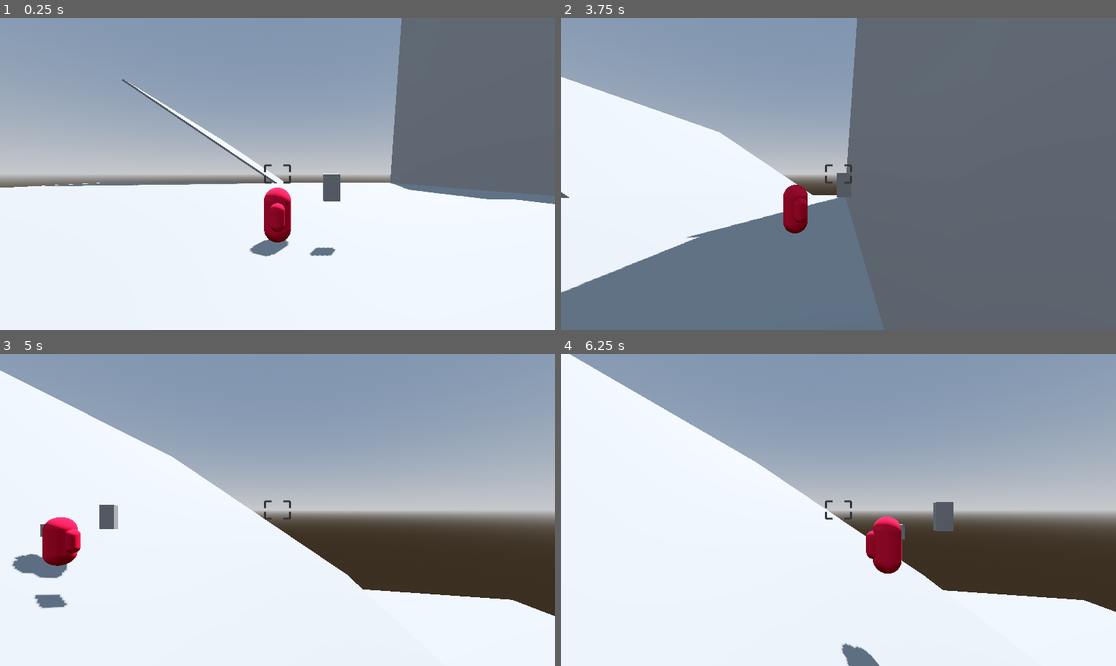
Above: before the commit, frames 1-4 (two rows, left to right).
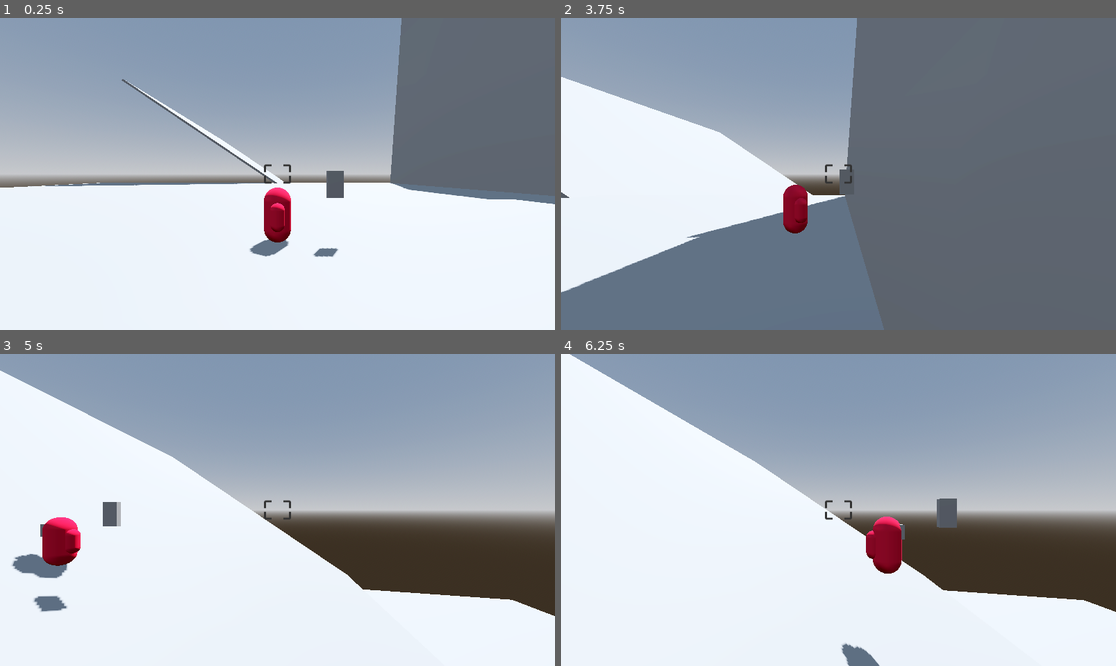
Above: after the commit, the same moments.

Repository: lead0lead/godot-3d-bullet-hell
Game: Godot game, scene res://scenes/main.tscn
Two runs of this game, one before a commit and one after it. Both use one fixed random seed, a clock stepped at 60 frames per second and the inputs below.
Inputs (mouse positions are in pixels of both pictures, inside the frame that each line leads up to):
- Up to frame 1 (0.25 s): no input
- Up to frame 2 (3.75 s): tap Enter at 0.5 s; move the mouse to (960, 158) at 0.52 s; hold D (right) 0.53-1.28 s; hold Shift (boost) 0.53-1.28 s; tap Space (jump) at 0.77, 1.52, 3.02 s; move the mouse to (727, 189) at 1.27 s; hold S (back) 1.28-2.03 s; tap X (dash) at 1.35 s; move the mouse to (894, 105) at 2.02 s; hold D (right) 2.03-2.78 s; click (894, 105) at 2.1 s; move the mouse to (810, 236) at 2.77 s; hold W (forward) 2.78-3.53 s; tap F (toggle-flight) at 2.85 s; move the mouse to (1005, 220) at 3.52 s; hold A (left) from 3.53 s (still down); hold Shift (boost) from 3.53 s (still down)
- Up to frame 3 (5 s): keep holding A (left); tap Space (jump) at 3.77, 4.52 s; move the mouse to (111, 463) at 4.27 s; release Shift (boost) at 4.28 s; tap X (dash) at 4.35 s
- Up to frame 4 (6.25 s): move the mouse to (866, 510) at 5.02 s; release A (left) at 5.03 s; hold S (back) 5.03-5.78 s; click (866, 510) at 5.1 s; move the mouse to (755, 432) at 5.77 s; hold D (right) from 5.78 s (still down); tap F (toggle-flight) at 5.85 s; tap Space (jump) at 6.02 s

The runs differ from the first frame. In frame 1, 0.2% of the frame differs, in the area x 55-62%, y 48-77%; in frame 2, less than 0.1%; in frame 3, 0.3%, in the area x 6-22%, y 47-83%; in frame 4, 0.2%.

Commit message:
Improve ranged weapon position

Diff:
--- a/scenes/bullet.tscn
+++ b/scenes/bullet.tscn
@@ -3,20 +3,20 @@
 [ext_resource type="Script" path="res://scripts/bullet.gd" id="1_qbsy1"]
 
 [sub_resource type="CapsuleShape3D" id="CapsuleShape3D_4gr7c"]
-radius = 0.05
-height = 0.1
+radius = 0.1
+height = 0.3
 
 [sub_resource type="StandardMaterial3D" id="StandardMaterial3D_4d53n"]
 albedo_color = Color(0.708991, 0, 0.123143, 1)
 
 [sub_resource type="CapsuleMesh" id="CapsuleMesh_jbbmy"]
 material = SubResource("StandardMaterial3D_4d53n")
-radius = 0.05
-height = 0.1
+radius = 0.1
+height = 0.3
 
 [sub_resource type="CapsuleShape3D" id="CapsuleShape3D_pugde"]
-radius = 0.08
-height = 0.16
+radius = 0.2
+height = 0.6
 
 [node name="Bullet" type="RigidBody3D"]
 collision_layer = 0
@@ -24,14 +24,17 @@
 script = ExtResource("1_qbsy1")
 
 [node name="CollisionShape3D" type="CollisionShape3D" parent="."]
+transform = Transform3D(-4.37114e-08, 1, 0, -1, -4.37114e-08, 0, 0, 0, 1, 0, 0, 0)
 shape = SubResource("CapsuleShape3D_4gr7c")
 
 [node name="MeshInstance3D" type="MeshInstance3D" parent="."]
+transform = Transform3D(-4.37114e-08, 1, 0, -1, -4.37114e-08, 0, 0, 0, 1, 0, 0, 0)
 mesh = SubResource("CapsuleMesh_jbbmy")
 
 [node name="Area3D" type="Area3D" parent="."]
 
 [node name="CollisionShape3D" type="CollisionShape3D" parent="Area3D"]
+transform = Transform3D(-4.37114e-08, 1, 0, -1, -4.37114e-08, 0, 0, 0, 1, 0, 0, 0)
 shape = SubResource("CapsuleShape3D_pugde")
 
 [connection signal="body_entered" from="." to="." method="_on_body_entered"]
--- a/scenes/player.tscn
+++ b/scenes/player.tscn
@@ -1,9 +1,10 @@
-[gd_scene load_steps=12 format=3 uid="uid://wtup6u4wgkew"]
+[gd_scene load_steps=14 format=3 uid="uid://wtup6u4wgkew"]
 
 [ext_resource type="Script" path="res://scripts/player_camera.gd" id="1_3o8u8"]
 [ext_resource type="Script" path="res://scripts/player.gd" id="1_yjuw3"]
 [ext_resource type="Script" path="res://scripts/test_input.gd" id="2_mmey0"]
 [ext_resource type="Texture2D" uid="uid://l54h2tvr3o5e" path="res://textures/crosshair030.png" id="3_egn86"]
+[ext_resource type="Script" path="res://scripts/ranged_weapon.gd" id="5_aqun7"]
 
 [sub_resource type="StandardMaterial3D" id="StandardMaterial3D_n7vr8"]
 albedo_color = Color(0.827151, 0, 0.217989, 1)
@@ -23,6 +24,8 @@
 
 [sub_resource type="SphereShape3D" id="SphereShape3D_7xni4"]
 
+[sub_resource type="SphereShape3D" id="SphereShape3D_vjbo1"]
+
 [sub_resource type="BoxMesh" id="BoxMesh_ia2wk"]
 size = Vector3(0.6, 1, 0.2)
 
@@ -30,8 +33,8 @@
 collision_layer = 2
 script = ExtResource("1_yjuw3")
 _skin = NodePath("TestMesh")
-_muzzle = NodePath("RangedWeapon/Muzzle")
-_ranged_weapon = NodePath("RangedWeapon")
+_muzzle = NodePath("RangedWeaponPivot/SpringArm3D/RangedWeapon/Muzzle")
+_ranged_weapon = NodePath("RangedWeaponPivot/SpringArm3D/RangedWeapon")
 
 [node name="TestMesh" type="MeshInstance3D" parent="."]
 transform = Transform3D(1, 0, 0, 0, 1, 0, 0, 0, 1, 0, 1, 0)
@@ -87,10 +90,17 @@
 [node name="TestInput" type="Node" parent="."]
 script = ExtResource("2_mmey0")
 
-[node name="RangedWeapon" type="Node3D" parent="."]
-transform = Transform3D(1, 0, 0, 0, 1, 0, 0, 0, 1, 2, 2, 0)
+[node name="RangedWeaponPivot" type="Node3D" parent="."]
+unique_name_in_owner = true
 
-[node name="MeshInstance3D" type="MeshInstance3D" parent="RangedWeapon"]
+[node name="SpringArm3D" type="SpringArm3D" parent="RangedWeaponPivot"]
+shape = SubResource("SphereShape3D_vjbo1")
+spring_length = 3.0
+
+[node name="RangedWeapon" type="Node3D" parent="RangedWeaponPivot/SpringArm3D"]
+script = ExtResource("5_aqun7")
+
+[node name="MeshInstance3D" type="MeshInstance3D" parent="RangedWeaponPivot/SpringArm3D/RangedWeapon"]
 mesh = SubResource("BoxMesh_ia2wk")
 
-[node name="Muzzle" type="Node3D" parent="RangedWeapon"]
+[node name="Muzzle" type="Node3D" parent="RangedWeaponPivot/SpringArm3D/RangedWeapon"]
--- a/scripts/bullet.gd
+++ b/scripts/bullet.gd
@@ -1,5 +1,4 @@
 extends RigidBody3D
-class_name Bullet
 
 const DAMAGE = 50.0
 const SPEED = 5.0
--- a/scripts/player.gd
+++ b/scripts/player.gd
@@ -46,7 +46,8 @@
 	var camera_forward = _camera.global_basis.z
 	var camera_right = _camera.global_basis.x
 
-	#Attacking
+	# Attacking
+
 	if _aimcast.is_colliding():
 		_ranged_weapon.look_at(_aimcast.get_collision_point(), _camera.global_basis.y)
 	else:
--- /dev/null
+++ b/scripts/ranged_weapon.gd
@@ -0,0 +1,21 @@
+extends Node3D
+
+@export var max_weapon_x_distance := 2.0
+@export var max_weapon_y_distance := 3.0
+@export var max_weapon_z_distance := 0.5
+
+@export var weapon_speed := 0.02
+
+@onready var _ranged_weapon_pivot: Node3D = %RangedWeaponPivot
+@onready var _camera_pivot: Node3D = %CameraPivot
+@onready var _player := _ranged_weapon_pivot.get_parent()
+
+func _ready() -> void:
+	pass
+
+func _process(delta: float) -> void:
+	_handle_weapon_pivot_rotation(delta)
+
+func _handle_weapon_pivot_rotation(delta):
+
+	_ranged_weapon_pivot.look_at(_player.position - _camera_pivot.global_basis.x - _camera_pivot.global_basis.y)
